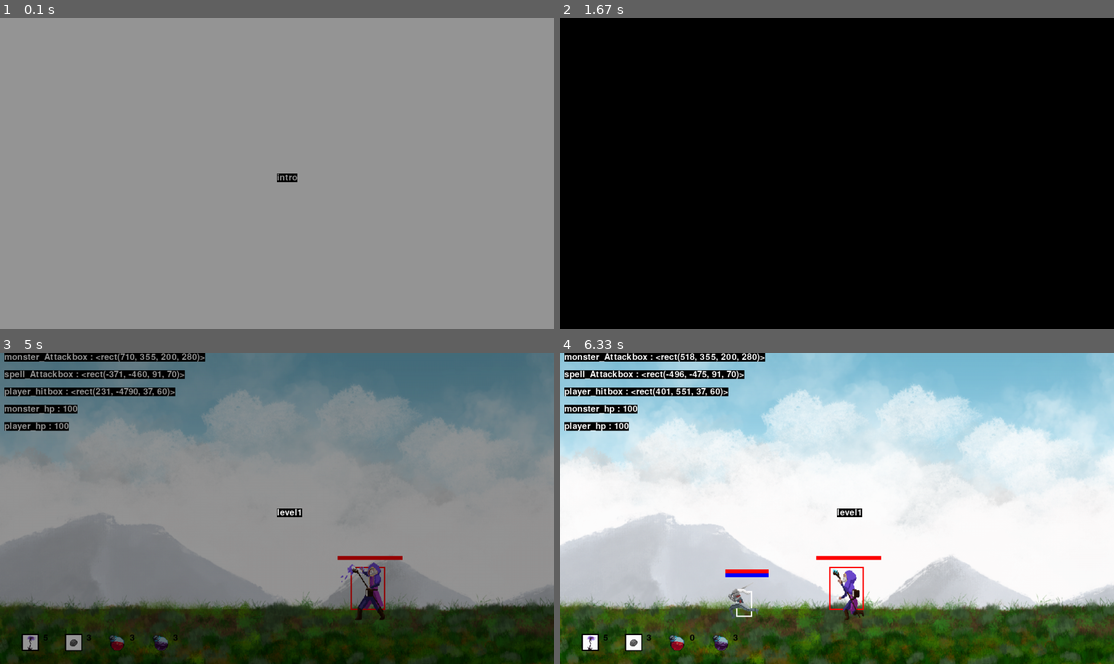
Above: before the commit, frames 1-4 (two rows, left to right).
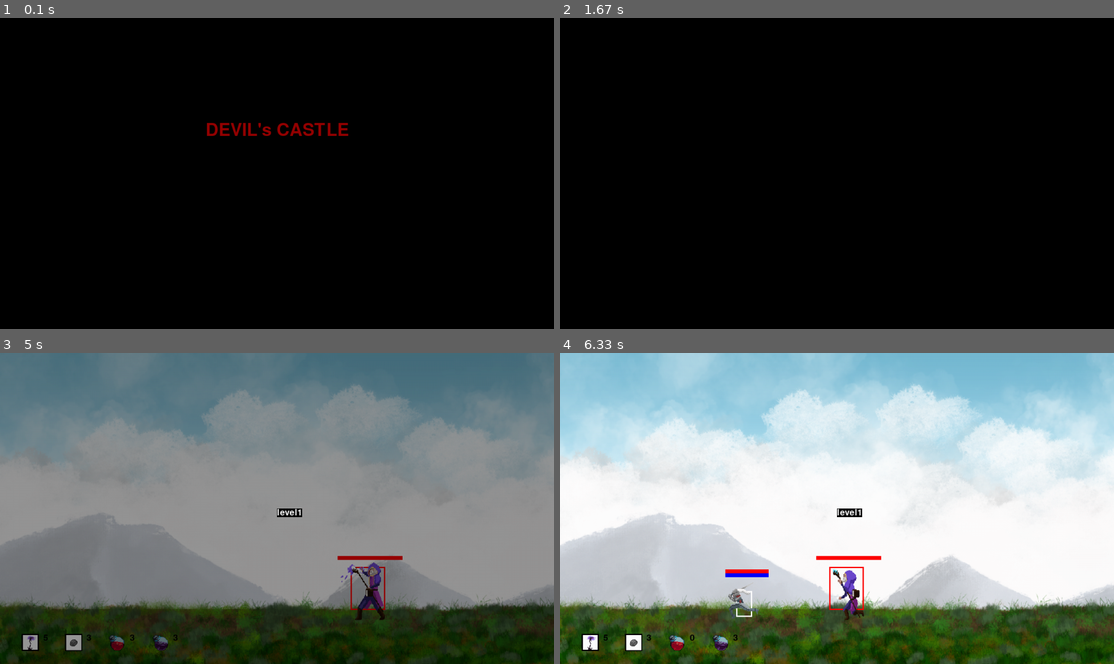
Above: after the commit, the same moments.

Repository: CSID-DGU/2022-1-OSSProj-GaCo-3
Game: pygame game, started from code/game.py
The game is run twice, just before and just after one commit, with the same random seed, the same clock (stepped at 60 frames per second) and the same inputs.
Inputs (mouse positions are in pixels of both pictures, inside the frame that each line leads up to):
- Up to frame 1 (0.1 s): no input
- Up to frame 2 (1.67 s): click (837, 173) at 0.38 s
- Up to frame 3 (5 s): tap Space at 4.9 s
- Up to frame 4 (6.33 s): tap S at 5.23 s; hold Left 5.57-6.1 s; tap Z at 5.63, 5.93, 6.2 s; hold Left from 6.13 s (still down)

The runs differ from the first frame. In frame 1, 100% of the frame differs, in the area x 0-100%, y 0-100%; in frame 2, nothing differs; in frame 3, 3.5%; in frame 4, 3.6%.

Commit message:
feat : add fonts & intro scene title

Diff:
--- a/code/scene.py
+++ b/code/scene.py
@@ -19,6 +19,8 @@
         self.display_surface = pygame.display.get_surface()
         self.game_state = game_state
         self.scene_num = scene_num
+        self.scene_change = False # 장면 바꾸는지 여부 -> level에서 이 상태 검사를 통해 True일 때 장면 전환 할 수 있도록 하기
+        self.next_scene = None # 다음 장면은 무엇인지
 
         # player, monster 객체 전달받기
         self.player = player
@@ -55,14 +57,14 @@
         self.monster.setTargetPos(self.player.hitbox.centerx) # 플레이어 hitbox x 값 monster targetpos 로 넘겨주기.
         self.monster.update(df)
 
-        # 디버그 코드
-        debug("monster_Attackbox : " + str(self.monster.getAttackBox()), 10, 0)
-        debug("spell_Attackbox : " + str(self.monster.getSpellAttackBox()), 10, 40)
-        debug("player_hitbox : " + str(self.player.hitbox), 10, 80)
-        debug("player_hp : " + str(self.player.hp), 10, 160)
-        debug("monster_hp : " + str(self.monster.hp), 10, 120)
-        #debug("Monster_isAttack : " + str(self.monster.isAttack), 10, 120)
-        #debug("Spell_isAttack : " + str(self.monster.spell.isAttack), 10, 160)
+        # # 디버그 코드
+        # debug("monster_Attackbox : " + str(self.monster.getAttackBox()), 10, 0)
+        # debug("spell_Attackbox : " + str(self.monster.getSpellAttackBox()), 10, 40)
+        # debug("player_hitbox : " + str(self.player.hitbox), 10, 80)
+        # debug("player_hp : " + str(self.player.hp), 10, 160)
+        # debug("monster_hp : " + str(self.monster.hp), 10, 120)
+        # #debug("Monster_isAttack : " + str(self.monster.isAttack), 10, 120)
+        # #debug("Spell_isAttack : " + str(self.monster.spell.isAttack), 10, 160)
 
         self.fade_in()
         debug(self.game_state, WIDTH // 2, HEIGHT // 2) #게임 장면 바뀌는 거 확인용
@@ -78,8 +80,15 @@
         self.display_surface.blit(self.fade_surf, (0, 0))
 
     def intro_update(self):
-        self.display_surface.fill((255, 255, 255))
-        debug(self.game_state, WIDTH // 2, HEIGHT // 2)
+        self.display_surface.fill(BLACK)
+        centerx = WIDTH//2
+        centery = HEIGHT//2
+        leading = 50
+
+        title_surf = LARGE_FONT.render("DEVIL's CASTLE", True, RED)
+        title_rect = title_surf.get_rect(center=(centerx, centery - 2 * leading))
+
+        self.display_surface.blit(title_surf, title_rect)
         self.fade_in()
         pygame.display.update()
 
--- a/code/settings.py
+++ b/code/settings.py
@@ -1,32 +1,48 @@
 # -*-coding:utf-8-*-
+import pygame
+pygame.init()
 
 WIDTH   = 1280 #가로 크기
 HEIGHT  = 720 #세로 크기
 FPS     = 60
 
+# 게임 장면 이름
+GAME_STATES = ['intro', 'level1', 'level2', 'level3', 'ending']
+
+# font setup
+LARGE_FONT = pygame.font.Font('image/font/Thorn Font.ttf', 60)
+MENU_FONT = pygame.font.Font('image/font/Thorn Font.ttf', 30)
+
+# colors
+WHITE   = (255, 255, 255)
+BLACK   = (0, 0, 0)
+RED     = (255, 0, 0)
+GREEN   = (0, 255, 0)
+BLUE    = (0, 0, 255)
+
 # characters hp info
-PLAYER_HP = 100
-PLAYER_MP = 100
-ABYSS_HP = 100
-BRINGER_HP = 150
+PLAYER_HP   = 100
+PLAYER_MP   = 100
+ABYSS_HP    = 100
+BRINGER_HP  = 150
 
 # player settings
-PLAYER_SIZE = (300, 300)
+PLAYER_SIZE     = (300, 300)
 PLAYER_COOR_ini = (100, 420) # 플레이어 초기 위치
-PLAYER_IMG_INFO = {'idle': {'idx': 11, 'size': (300, 300)}, 'idleL': {'idx': 11, 'size': (300, 300)},
-                     'run': {'idx': 8, 'size': (300, 300)}, 'runL': {'idx': 8, 'size': (300, 300)},
-                     'jump': {'idx': 3, 'size': (300, 300)}, 'jumpL': {'idx': 3, 'size': (300, 300)},
-                     'fall': {'idx': 3, 'size': (300, 300)}, 'fallL': {'idx': 3, 'size': (300, 300)},
-                     'death': {'idx': 11, 'size': (300, 300)}, 'deathL': {'idx': 11, 'size': (300, 300)},
-                     'hitted': {'idx': 4, 'size': (300, 300)}, 'hittedL': {'idx': 4, 'size': (300, 300)},
-                     'attack1': {'idx': 7, 'size': (300, 300)}, 'attack1L': {'idx': 7, 'size': (300, 300)},
-                     'attack2': {'idx': 7, 'size': (300, 300)}, 'attack2L': {'idx': 7, 'size': (300, 300)}
+PLAYER_IMG_INFO = {'idle': {'idx': 11, 'size': PLAYER_SIZE}, 'idleL': {'idx': 11, 'size': PLAYER_SIZE},
+                     'run': {'idx': 8, 'size': PLAYER_SIZE}, 'runL': {'idx': 8, 'size': PLAYER_SIZE},
+                     'jump': {'idx': 3, 'size': PLAYER_SIZE}, 'jumpL': {'idx': 3, 'size': PLAYER_SIZE},
+                     'fall': {'idx': 3, 'size': PLAYER_SIZE}, 'fallL': {'idx': 3, 'size': PLAYER_SIZE},
+                     'death': {'idx': 11, 'size': PLAYER_SIZE}, 'deathL': {'idx': 11, 'size': PLAYER_SIZE},
+                     'hitted': {'idx': 4, 'size': PLAYER_SIZE}, 'hittedL': {'idx': 4, 'size': PLAYER_SIZE},
+                     'attack1': {'idx': 7, 'size': PLAYER_SIZE}, 'attack1L': {'idx': 7, 'size': PLAYER_SIZE},
+                     'attack2': {'idx': 7, 'size': PLAYER_SIZE}, 'attack2L': {'idx': 7, 'size': PLAYER_SIZE}
                      }
 
 # monster1 settings - abyss
-ABYSS_SIZE = (300, 300)
-ABYSS_COOR_ini = (700, 395)
-ABYSS_IMG_INFO = {'idleL':{'idx':6, 'size': ABYSS_SIZE}, 'idleR':{'idx':6, 'size': ABYSS_SIZE},
+ABYSS_SIZE      = (300, 300)
+ABYSS_COOR_ini  = (700, 395)
+ABYSS_IMG_INFO  = {'idleL':{'idx':6, 'size': ABYSS_SIZE}, 'idleR':{'idx':6, 'size': ABYSS_SIZE},
                   'runL': {'idx': 8, 'size': ABYSS_SIZE}, 'runR': {'idx': 8, 'size': ABYSS_SIZE},
                   'attack1L': {'idx': 8, 'size': ABYSS_SIZE}, 'attack1R': {'idx': 8, 'size': ABYSS_SIZE},
                   'attack2L': {'idx': 8, 'size': ABYSS_SIZE}, 'attack2R':{'idx':8, 'size': ABYSS_SIZE},
@@ -34,7 +50,7 @@
                   'hurtL': {'idx': 4, 'size': ABYSS_SIZE}, 'hurtR': {'idx': 4, 'size': ABYSS_SIZE} }
 
 # monster2 settings
-BRINGER_SIZE = (420, 279)
+BRINGER_SIZE     = (420, 279)
 BRINGER_COOR_ini = (700, 335) # 몬스터2(BRINGER) 초기 위치
 BRINGER_IMG_INFO = {'idleL': {'idx': 8, 'size': BRINGER_SIZE}, 'idleR': {'idx': 8, 'size': BRINGER_SIZE},
                      'walkL': {'idx': 8, 'size': BRINGER_SIZE}, 'walkR': {'idx': 8, 'size': BRINGER_SIZE},
@@ -42,9 +58,6 @@
                      'deathL':{'idx': 10, 'size': BRINGER_SIZE}, 'deathR':{'idx': 10, 'size': BRINGER_SIZE},
                      'castL': {'idx': 9, 'size': BRINGER_SIZE}, 'castR': {'idx': 9, 'size': BRINGER_SIZE},
                      'hurtL': {'idx': 3, 'size': BRINGER_SIZE}, 'hurtR': {'idx': 3, 'size': BRINGER_SIZE}}
-
-# 게임 장면 이름
-GAME_STATES = ['intro', 'level1', 'level2', 'level3', 'ending']
 
 # 장면 이미지 정보들
 MAP_IMG_INFO = {'intro': {'background': 'image/map/background.png', 'floor': 'image/map/new_floor.png'},
--- a/rank/user_score.txt
+++ /dev/null
@@ -1,4 +0,0 @@
-dbfl, 1
-상민, 45
-종록이, 100
-shfldkfj, 441
Binary file added: image/font/joystix.ttf
Binary file added: image/font/국립박물관문화재단클래식B.ttf
